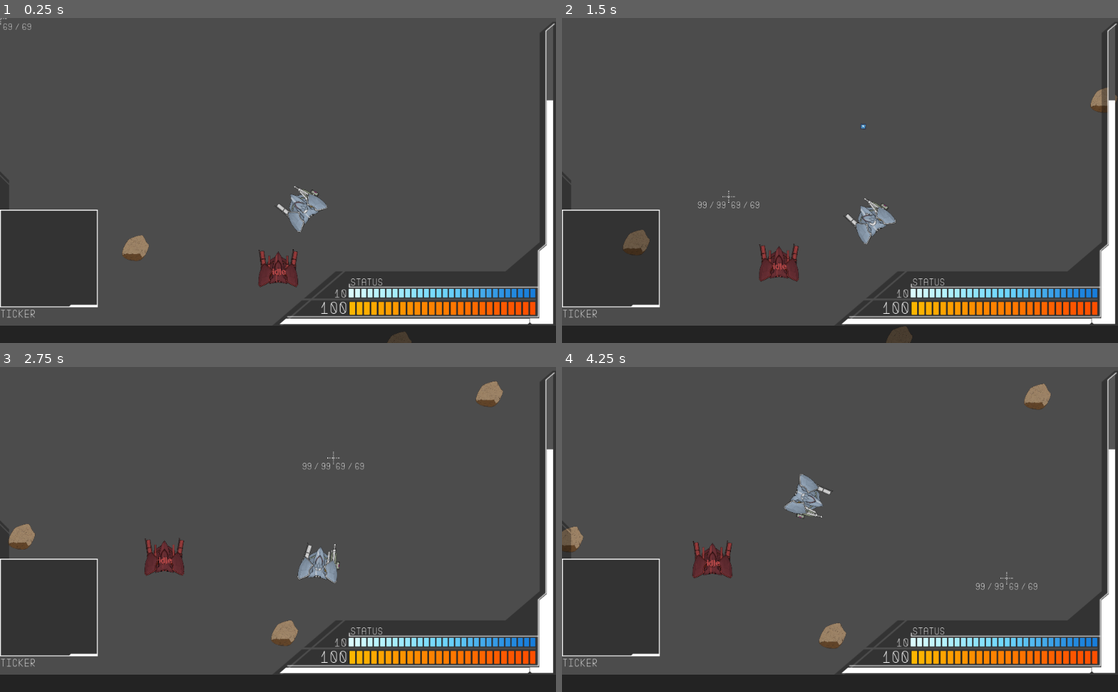
Above: before the commit, frames 1-4 (two rows, left to right).
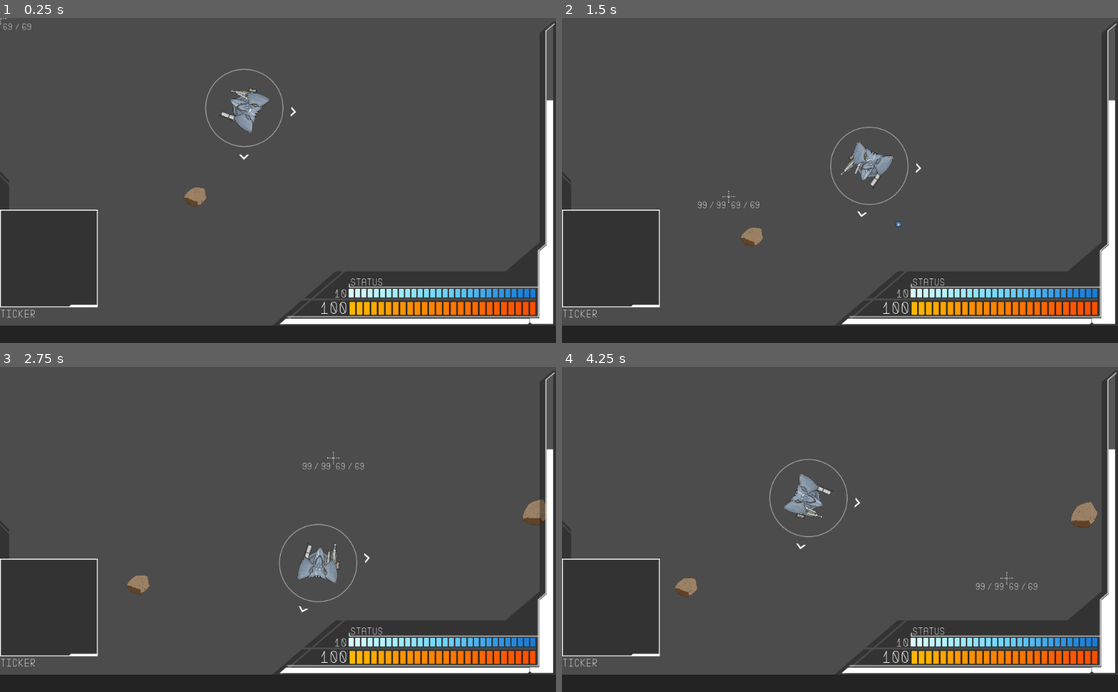
Above: after the commit, the same moments.

Repository: Littlerun-Bastion/Soulless-Steel
Game: Godot game, scene res://game/arena/Arena.tscn
Two runs of this game, one before a commit and one after it. Both use one fixed random seed, a clock stepped at 60 frames per second and the inputs below.
Inputs (mouse positions are in pixels of both pictures, inside the frame that each line leads up to):
- Up to frame 1 (0.25 s): no input
- Up to frame 2 (1.5 s): move the mouse to (962, 164) at 0.52 s; hold D (right) 0.53-1.28 s; hold F (honk) 0.53-1.28 s; move the mouse to (728, 196) at 1.27 s; hold S (down) from 1.28 s (still down); click (728, 196) at 1.35 s
- Up to frame 3 (2.75 s): move the mouse to (333, 458) at 2.02 s; release S (down) at 2.03 s; hold D (right) from 2.03 s (still down); hold Right mouse button (right_arm_weapon_shoot) from 2.03 s (still down)
- Up to frame 4 (4.25 s): move the mouse to (812, 594) at 2.77 s; release D (right) at 2.78 s; release Right mouse button (right_arm_weapon_shoot) at 2.78 s; hold W (up) 2.78-3.53 s; tap Ctrl (strafe) at 2.85 s; move the mouse to (1006, 578) at 3.52 s; hold A (left) from 3.53 s (still down); hold F (honk) from 3.53 s (still down)

The runs differ from the first frame. In frame 1, 2.3% of the frame differs, in the area x 22-74%, y 15-100%; in frame 2, 2.5%, in the area x 11-100%, y 21-100%; in frame 3, 2.0%; in frame 4, 2.0%.

Commit message:
First version of player's radar

Diff:
--- a/project/game/arena/Arena.gd
+++ b/project/game/arena/Arena.gd
@@ -17,8 +17,8 @@
 func _ready():
 	randomize()
 	add_player()
-	#add_enemy()
-	#add_enemy()
+	add_enemy()
+	add_enemy()
 	add_enemy()
 
 
@@ -29,7 +29,7 @@
 	player.connect("create_projectile", self, "_on_mecha_create_projectile")
 	player.connect("died", self, "_on_mecha_died")
 	all_mechas.push_back(player)
-	PlayerHUD.setup(player)
+	PlayerHUD.setup(player, all_mechas)
 	current_cam = player.get_cam()
 
 
--- a/project/game/arena/Arena.tscn
+++ b/project/game/arena/Arena.tscn
@@ -81,16 +81,16 @@
 [node name="StartPositions" type="Node2D" parent="."]
 
 [node name="Pos1" type="Position2D" parent="StartPositions"]
-position = Vector2( 72.387, 88.5913 )
+position = Vector2( -353.132, -1607.49 )
 
 [node name="Pos2" type="Position2D" parent="StartPositions"]
-position = Vector2( -1.18542, 488.123 )
+position = Vector2( -372.766, 1027.51 )
 
 [node name="Pos3" type="Position2D" parent="StartPositions"]
-position = Vector2( 960.575, 73.9174 )
+position = Vector2( 2105.28, -1412.4 )
 
 [node name="Pos4" type="Position2D" parent="StartPositions"]
-position = Vector2( 1030.41, 531.552 )
+position = Vector2( 2312.96, 1412.56 )
 
 [node name="Walls" type="Node2D" parent="."]
 
--- /dev/null
+++ b/project/game/mecha/PlayerRadar.gd
@@ -0,0 +1,13 @@
+extends Control
+
+
+func setup():
+	clear_pointers()
+
+
+func clear_pointers():
+	for pointer in $Pointers.get_children():
+		pointer.queue_free()
+
+
+func add_pointer():
--- a/project/game/ui/PlayerHUD.gd
+++ b/project/game/ui/PlayerHUD.gd
@@ -4,17 +4,27 @@
 onready var ShieldBar = $ShieldBar
 onready var EnergyBar = $EnergyBar
 onready var Cursor = $MechaCursorCrosshair
+onready var PlayerRadar = $PlayerRadar
 
 var player
+var mechas
 
 
-func setup(player_ref):
+func _process(_dt):
+	if player and PlayerRadar.visible:
+		PlayerRadar.rect_position = player.get_global_transform_with_canvas().origin
+		PlayerRadar.update_pointers(mechas)
+
+
+func setup(player_ref, mechas_ref):
 	player = player_ref
+	mechas = mechas_ref
 	player.connect("took_damage", self, "_on_player_took_damage")
 	setup_lifebar()
 	setup_shieldbar()
 	setup_energybar()
 	setup_cursor()
+	PlayerRadar.setup(player, 900)
 
 
 func setup_lifebar():
--- a/project/game/ui/PlayerHUD.tscn
+++ b/project/game/ui/PlayerHUD.tscn
@@ -13,6 +13,7 @@
 [ext_resource path="res://game/ui/Ticker.tscn" type="PackedScene" id=11]
 [ext_resource path="res://assets/images/ui/player_ui/map_outline.png" type="Texture" id=12]
 [ext_resource path="res://game/ui/MechaCursorCrosshair.tscn" type="PackedScene" id=13]
+[ext_resource path="res://game/ui/PlayerRadar/PlayerRadar.tscn" type="PackedScene" id=14]
 
 [sub_resource type="StyleBoxTexture" id=1]
 texture = ExtResource( 3 )
@@ -194,5 +195,12 @@
 
 [node name="MechaCursorCrosshair" parent="." instance=ExtResource( 13 )]
 
+[node name="PlayerRadar" parent="." instance=ExtResource( 14 )]
+margin_left = 443.492
+margin_top = 253.244
+margin_right = 443.492
+margin_bottom = 253.244
+rect_scale = Vector2( 0.3, 0.3 )
+
 [connection signal="value_changed" from="LifeBar" to="." method="_on_LifeBar_value_changed"]
 [connection signal="value_changed" from="ShieldBar" to="." method="_on_ShieldBar_value_changed"]
--- /dev/null
+++ b/project/game/ui/PlayerRadar/PlayerRadar.gd
@@ -0,0 +1,68 @@
+extends Control
+
+const POINTER = preload("res://game/ui/PlayerRadar/Pointer.tscn")
+const POINTER_TEXTURES = {
+	"far": preload("res://assets/images/ui/player_ui/player_directional_pointer_far.png"),
+	"mid": preload("res://assets/images/ui/player_ui/player_directional_pointer_mid.png"),
+	"near": preload("res://assets/images/ui/player_ui/player_directional_pointer_near.png"),
+}
+
+var player
+var range_radius
+var pointers
+
+func setup(player_ref, radius):
+	clear_pointers()
+	player = player_ref
+	range_radius = radius
+	pointers = []
+
+func update_pointers(mechas):
+	for mecha in mechas:
+		if mecha != player:
+			var pos = mecha.get_global_transform_with_canvas().origin
+			var pointer = get_mecha_pointer(mecha)
+			update_pointer(pointer, pos)
+
+
+func clear_pointers():
+	for pointer in $Pointers.get_children():
+		pointer.queue_free()
+
+
+func get_mecha_pointer(mecha):
+	for p in pointers:
+		if p.mecha == mecha:
+			return p.pointer
+	#Doesn't have a pointer
+	var p = add_pointer()
+	pointers.append({
+		"mecha": mecha,
+		"pointer": p,
+	})
+	return p
+
+
+func add_pointer():
+	var pointer = POINTER.instance()
+	$Pointers.add_child(pointer)
+
+	return pointer
+
+
+func update_pointer(pointer, target_pos):
+	#Rotate
+	var angle = rect_position.angle_to_point(target_pos) - PI/2
+	pointer.rect_rotation = rad2deg(angle)
+
+	var distance = rect_position.distance_to(target_pos)
+	if distance > range_radius:
+		pointer.modulate.a = 0.0
+	else:
+		pointer.modulate.a = 1.0
+		if distance > .6*range_radius:
+			pointer.texture = POINTER_TEXTURES.far
+		elif distance > .3*range_radius:
+			pointer.texture = POINTER_TEXTURES.mid
+		else:
+			pointer.texture = POINTER_TEXTURES.near
--- /dev/null
+++ b/project/game/ui/PlayerRadar/PlayerRadar.tscn
@@ -0,0 +1,35 @@
+[gd_scene load_steps=4 format=2]
+
+[ext_resource path="res://game/ui/PlayerRadar/Pointer.tscn" type="PackedScene" id=1]
+[ext_resource path="res://assets/images/ui/player_ui/player_directional_circle.png" type="Texture" id=2]
+[ext_resource path="res://game/ui/PlayerRadar/PlayerRadar.gd" type="Script" id=3]
+
+[node name="PlayerRadar" type="Control"]
+script = ExtResource( 3 )
+__meta__ = {
+"_edit_use_anchors_": false
+}
+
+[node name="Circle" type="TextureRect" parent="."]
+margin_left = -250.0
+margin_top = -250.0
+margin_right = 250.0
+margin_bottom = 250.0
+rect_pivot_offset = Vector2( 250, 250 )
+texture = ExtResource( 2 )
+
+[node name="Pointers" type="Control" parent="."]
+margin_left = -250.0
+margin_top = -250.0
+margin_right = -210.0
+margin_bottom = -210.0
+__meta__ = {
+"_edit_use_anchors_": false
+}
+
+[node name="Pointer" parent="Pointers" instance=ExtResource( 1 )]
+margin_left = 210.0
+margin_top = 90.0
+margin_right = 290.0
+margin_bottom = 139.0
+rect_pivot_offset = Vector2( 40, 160 )
--- /dev/null
+++ b/project/game/ui/PlayerRadar/Pointer.tscn
@@ -0,0 +1,15 @@
+[gd_scene load_steps=2 format=2]
+
+[ext_resource path="res://assets/images/ui/player_ui/player_directional_pointer_near.png" type="Texture" id=1]
+
+[node name="Pointer" type="TextureRect"]
+margin_left = 210.0
+margin_top = 90.0
+margin_right = 290.0
+margin_bottom = 139.0
+rect_scale = Vector2( 2, 2 )
+rect_pivot_offset = Vector2( 40, 160 )
+texture = ExtResource( 1 )
+__meta__ = {
+"_edit_use_anchors_": false
+}
Not shown: 1 places in project/game/ui/PlayerHUD.tscn that only renumber resources
